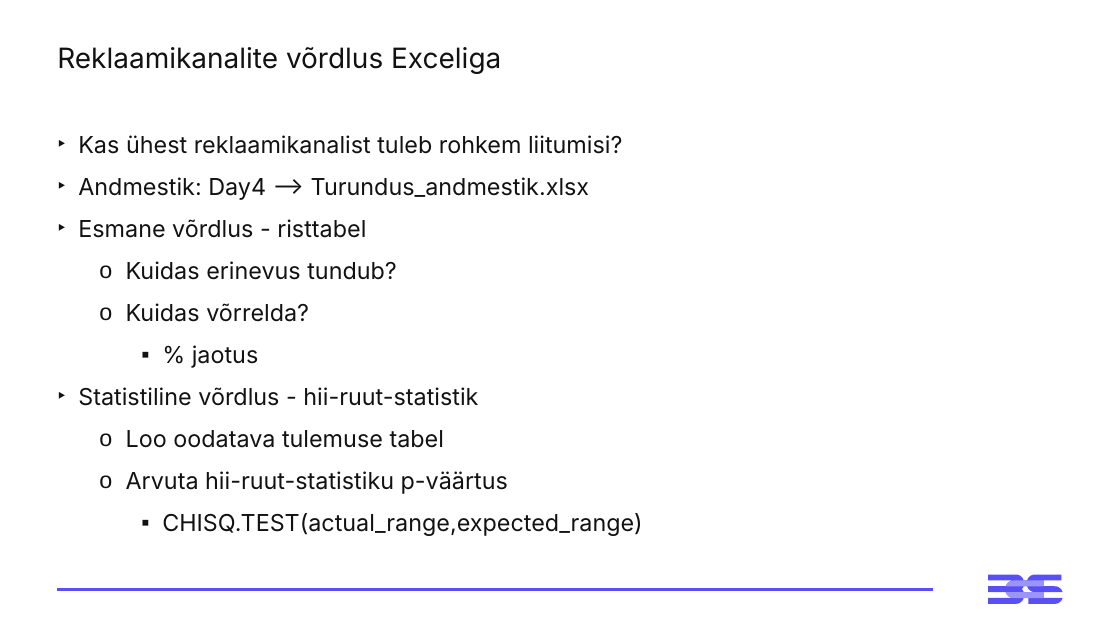
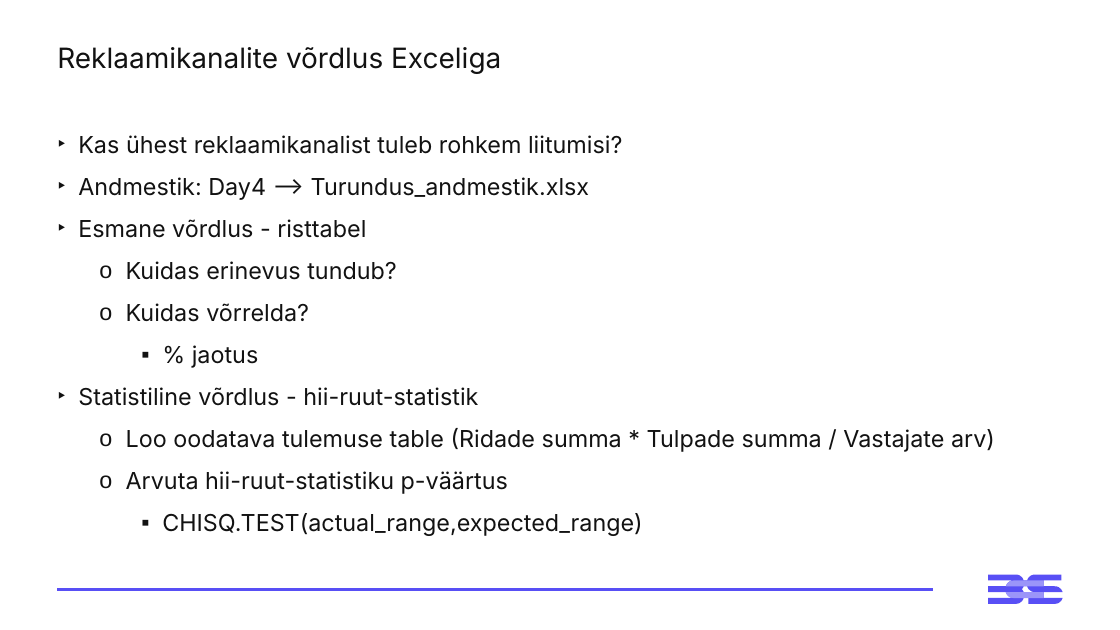
Before and after one commit to virverani/andmetarkus, a slide deck: slide 22 of Day4/4-paev-andmetarkus-esitlus.pptx. Drawn at 1120x630 pixels with LibreOffice and Linux fonts; fonts in the diff are those of the drawing. Boxes give left, top, right and bottom in pixels: in the first picture for what was removed or moved away, otherwise in the second. Text is boxed around its words. In the diff, an @@ line names an element or a change of style, - is before the commit and + after.

```diff
--- a/Day4/4-paev-andmetarkus-esitlus.pptx
+++ b/Day4/4-paev-andmetarkus-esitlus.pptx
@@ text at box(126, 428, 995, 452): text changed @@
-  o Loo oodatava tulemuse tabel
+  o Loo oodatava tulemuse table (Ridade summa * Tulpade summa / Vastajate arv)
```
Also in this commit, not shown: 1 other slide changed, 8 other files.
